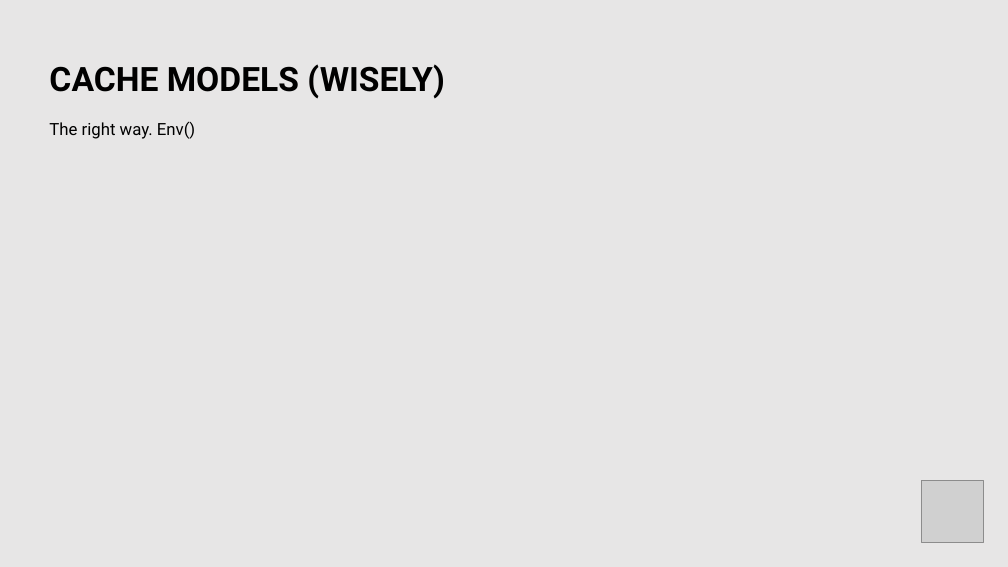
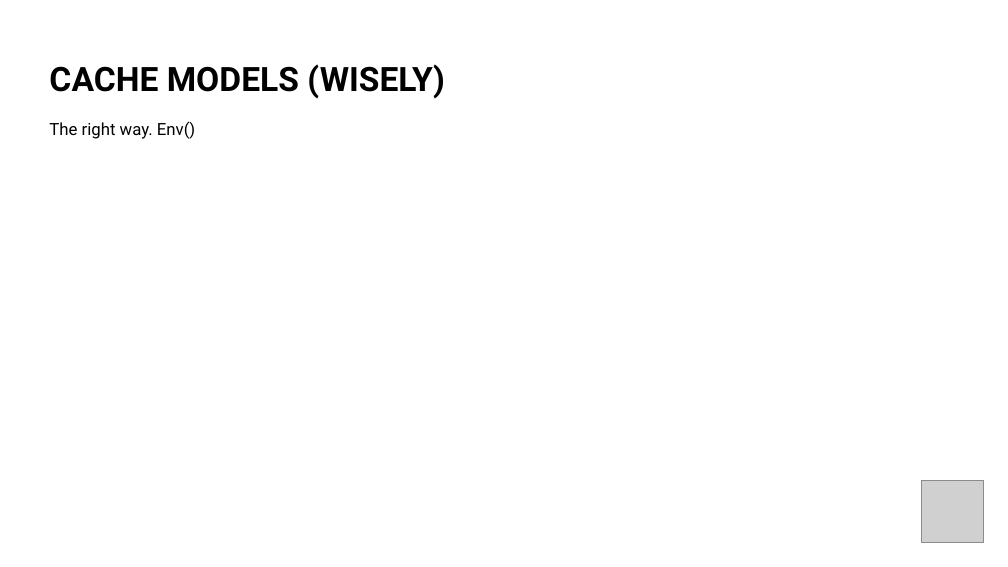
Before and after one commit to utahlaravel/meetup, a slide deck: slide 15 of 2021-07-08/laravel-performance-pitfalls.pptx. Drawn at 1008x567 pixels with LibreOffice and Linux fonts; fonts in the diff are those of the drawing; grey boxes stand for pictures. Boxes give left, top, right and bottom in pixels: in the first picture for what was removed or moved away, otherwise in the second. Text is boxed around its words. In the diff, an @@ line names an element or a change of style, - is before the commit and + after.

```diff
--- a/2021-07-08/laravel-performance-pitfalls.pptx
+++ b/2021-07-08/laravel-performance-pitfalls.pptx
@@ background #E7E6E6 to #FFFFFF @@
```
Also in this commit, not shown: 14 other slides changed, 4 other files.
